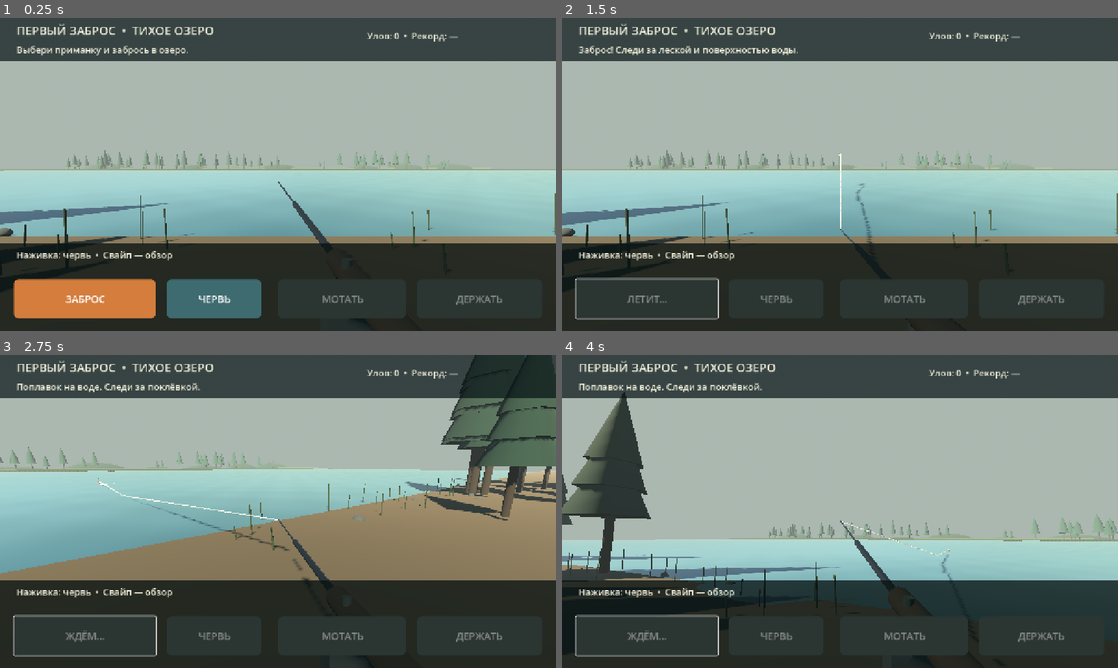
Above: before the commit, frames 1-4 (two rows, left to right).
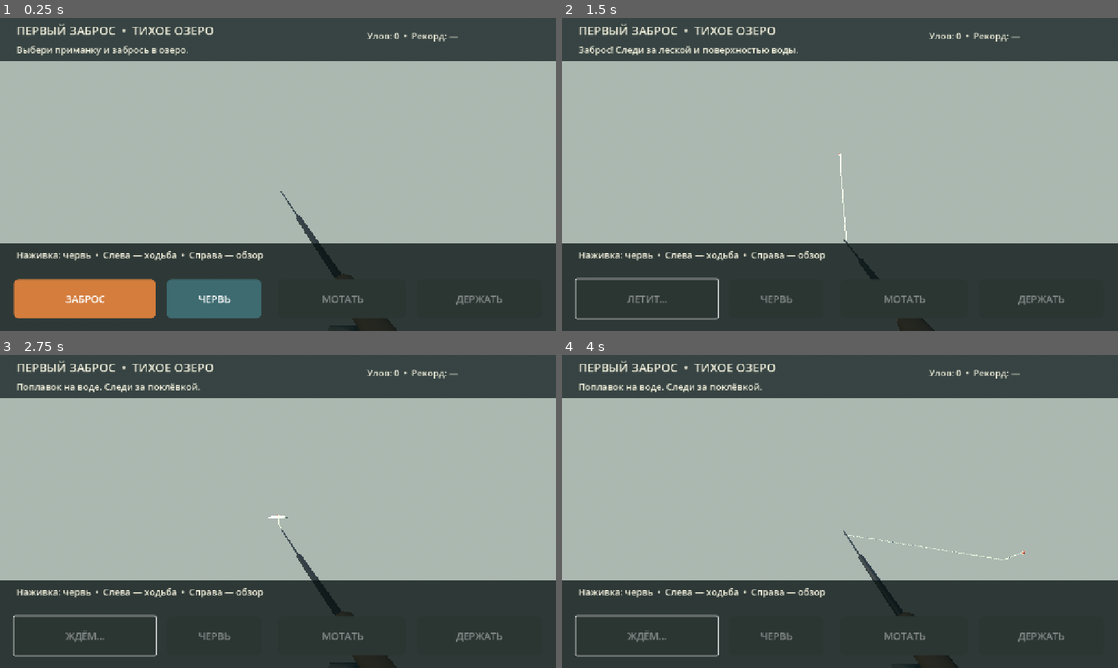
Above: after the commit, the same moments.

Repository: ff3f1/crystal-games
Game: Godot game, scene res://scenes/main.tscn
Two runs of this game, one before a commit and one after it. Both use one fixed random seed, a clock stepped at 60 frames per second and the inputs below.
Inputs (mouse positions are in pixels of both pictures, inside the frame that each line leads up to):
- Up to frame 1 (0.25 s): no input
- Up to frame 2 (1.5 s): click "ЗАБРОС" at 0.5 s; tap Enter at 1.25 s; move the mouse to (962, 158) at 1.27 s; hold D from 1.28 s (still down); tap R at 1.35 s; click (962, 158) at 1.42 s
- Up to frame 3 (2.75 s): tap Space at 1.52 s; release D at 2 s; drag from (166, 527) to (250, 574) at 2.02 s
- Up to frame 4 (4 s): move the mouse to (895, 442) at 2.77 s; hold D 2.78-3.5 s; tap R at 2.85 s; click (895, 442) at 2.92 s; tap Space at 3.5 s; drag from (812, 574) to (673, 464) at 3.52 s

The runs differ from the first frame. In frame 1, 24% of the frame differs, in the area x 0-100%, y 42-100%; in frame 2, 24%; in frame 3, 41%, in the area x 0-100%, y 0-100%; in frame 4, 20%.
Error after the commit: Parse Error: Cannot find member "TEXTURE_REPEAT_ENABLED" in base "BaseMaterial3D". (res://scripts/art.gd:42)

Commit message:
Fishing MVP: install 3D props, enable first-person shoreline exploration and mobile movement

Diff:
--- a/games/fishing-godot-mvp/scripts/game.gd
+++ b/games/fishing-godot-mvp/scripts/game.gd
@@ -23,6 +23,13 @@
 var catch_count := 0
 var best_weight := 0.0
 var result_text := ""
+var shore_art: Node3D
+var joystick_vector := Vector2.ZERO
+var joystick_touch_id := -1
+var look_touch_id := -1
+var joystick_origin := Vector2.ZERO
+var joystick_knob: Panel
+var player_walk_phase := 0.0
 
 var camera: Camera3D
 var rod_root: Node3D
@@ -56,6 +63,7 @@
 
 func _process(delta: float) -> void:
     elapsed += delta
+    _update_player(delta)
     ripple_age += delta
     if rod_root != null:
         rod_root.rotation.x = -0.04 + sin(elapsed * 1.2) * 0.008
@@ -107,10 +115,72 @@
     _draw_line()
     _update_stats()
 
+func _input(event: InputEvent) -> void:
+    if event is InputEventScreenTouch:
+        var view_size := get_viewport().get_visible_rect().size
+        if event.pressed:
+            if event.position.x < view_size.x * 0.32 and event.position.y > view_size.y * 0.52 and joystick_touch_id == -1:
+                joystick_touch_id = event.index
+                joystick_origin = Vector2(view_size.x * 0.145, view_size.y * 0.85)
+                _move_joystick(event.position)
+            elif look_touch_id == -1 and event.position.y < view_size.y * 0.73:
+                look_touch_id = event.index
+        else:
+            if event.index == joystick_touch_id:
+                joystick_touch_id = -1
+                joystick_vector = Vector2.ZERO
+                _update_joystick_knob()
+            if event.index == look_touch_id:
+                look_touch_id = -1
+    elif event is InputEventScreenDrag:
+        if event.index == joystick_touch_id:
+            _move_joystick(event.position)
+        elif event.index == look_touch_id:
+            _look_drag(event.relative)
+
+func _move_joystick(pos: Vector2) -> void:
+    joystick_vector = ((pos - joystick_origin) / 74.0).limit_length(1.0)
+    _update_joystick_knob()
+
+func _update_joystick_knob() -> void:
+    if joystick_knob != null:
+        joystick_knob.position = Vector2(50, 50) + joystick_vector * 43.0
+
+func _update_player(delta: float) -> void:
+    var move := joystick_vector
+    if Input.is_key_pressed(KEY_A) or Input.is_key_pressed(KEY_LEFT):
+        move.x -= 1.0
+    if Input.is_key_pressed(KEY_D) or Input.is_key_pressed(KEY_RIGHT):
+        move.x += 1.0
+    if Input.is_key_pressed(KEY_W) or Input.is_key_pressed(KEY_UP):
+        move.y -= 1.0
+    if Input.is_key_pressed(KEY_S) or Input.is_key_pressed(KEY_DOWN):
+        move.y += 1.0
+    move = move.limit_length(1.0)
+    if move.length() < 0.04 or shore_art == null:
+        player_walk_phase = 0.0
+        return
+    var right_dir := camera.global_transform.basis.x
+    var back_dir := camera.global_transform.basis.z
+    right_dir.y = 0.0
+    back_dir.y = 0.0
+    var delta_pos := (right_dir.normalized() * move.x + back_dir.normalized() * move.y) * 3.9 * delta
+    var next_position := camera.position + delta_pos
+    next_position.x = clampf(next_position.x, -42.0, 42.0)
+    next_position.z = clampf(next_position.z, -6.0, 39.0)
+    var dock_walk := absf(next_position.x - 15.5) < 1.16 and next_position.z < 6.7
+    var edge: float = shore_art.call("shore_edge", next_position.x)
+    if not dock_walk:
+        next_position.z = maxf(next_position.z, edge + 0.50)
+    var ground: float = shore_art.call("ground_height", next_position.x, next_position.z)
+    if dock_walk:
+        ground = 0.73
+    player_walk_phase += delta * 8.0
+    next_position.y = lerpf(camera.position.y, 1.67 + ground + sin(player_walk_phase) * 0.018, minf(1.0, delta * 6.0))
+    camera.position = next_position
+
 func _unhandled_input(event: InputEvent) -> void:
-    if event is InputEventScreenDrag:
-        _look_drag(event.relative)
-    elif event is InputEventMouseMotion and Input.is_mouse_button_pressed(MOUSE_BUTTON_RIGHT):
+    if event is InputEventMouseMotion and Input.is_mouse_button_pressed(MOUSE_BUTTON_RIGHT):
         _look_drag(event.relative)
     elif event is InputEventKey and not event.echo:
         if event.keycode == KEY_SPACE and event.pressed:
@@ -162,71 +232,33 @@
     world_env.environment = env
 
 func _create_shore() -> void:
-    var water_plane := PlaneMesh.new()
-    water_plane.size = Vector2(240, 200)
-    water_plane.subdivide_width = 80
-    water_plane.subdivide_depth = 80
-    var water_material := ShaderMaterial.new()
-    water_material.shader = load("res://shaders/water.gdshader")
-    _mesh(self, water_plane, Vector3(0, 0, -95), Vector3.ONE, water_material)
-
-    var sand := _material(Color(0.38, 0.32, 0.23), 0.97)
-    var grass := _material(Color(0.21, 0.28, 0.18), 0.96)
-    var dark_green := _material(Color(0.12, 0.23, 0.18), 0.96)
-    var pine_green := _material(Color(0.12, 0.28, 0.22), 0.96)
-    var bark := _material(Color(0.23, 0.19, 0.15), 0.98)
-    var grey := _material(Color(0.33, 0.34, 0.31), 0.94)
-
-    var shore := BoxMesh.new()
-    shore.size = Vector3(250, 0.65, 20)
-    _mesh(self, shore, Vector3(0, -0.28, 14), Vector3.ONE, sand)
-
-    var back_bank := BoxMesh.new()
-    back_bank.size = Vector3(260, 2.0, 37)
-    _mesh(self, back_bank, Vector3(0, -0.4, -111), Vector3.ONE, grass)
-    var far_hill := SphereMesh.new()
-    for i in range(9):
-        var x := (float(i) - 4.0) * 27.0
-        _mesh(self, far_hill, Vector3(x, -2.0, -134), Vector3(rng.randf_range(19.0, 35.0), rng.randf_range(6.0, 12.0), 20.0), dark_green)
-
-    for i in range(66):
-        var far_x := rng.randf_range(-112.0, 112.0)
-        var far_z := rng.randf_range(-102.0, -125.0)
-        _tree(Vector3(far_x, 0.1, far_z), rng.randf_range(4.0, 10.0), bark, pine_green)
-
-    # Nearby rocks and reeds frame the view without blocking the water.
-    for i in range(35):
-        var side := -1.0 if i % 2 == 0 else 1.0
-        var x := side * rng.randf_range(8.0, 32.0)
-        var z := rng.randf_range(3.5, 17.0)
-        _tree(Vector3(x, 0.15, z), rng.randf_range(4.5, 9.5), bark, dark_green)
-    for i in range(48):
-        var side := -1.0 if i % 2 == 0 else 1.0
-        var x := side * rng.randf_range(1.8, 19.0)
-        var z := rng.randf_range(3.3, 6.0)
-        var stalk_height := rng.randf_range(0.35, 1.05)
-        _cylinder(self, Vector3(x, 0, z), Vector3(x + rng.randf_range(-0.07, 0.07), stalk_height, z), 0.017, grass)
-    for i in range(20):
-        var side := -1.0 if i % 2 == 0 else 1.0
-        var x := side * rng.randf_range(2.5, 28.0)
-        var rock := SphereMesh.new()
-        _mesh(self, rock, Vector3(x, 0.03, rng.randf_range(3.5, 7.3)), Vector3(rng.randf_range(0.20, 0.65), rng.randf_range(0.14, 0.35), rng.randf_range(0.2, 0.56)), grey)
+    var art_script := load("res://scripts/art.gd") as GDScript
+    shore_art = art_script.new() as Node3D
+    add_child(shore_art)
+    shore_art.call("populate")
 
 func _create_rod() -> void:
     rod_root = Node3D.new()
     camera.add_child(rod_root)
-    rod_root.position = Vector3(0.30, -0.40, -0.52)
-    var rod_dark := _material(Color(0.095, 0.11, 0.12), 0.34)
-    var rod_grey := _material(Color(0.37, 0.39, 0.37), 0.30)
-    var cork := _material(Color(0.35, 0.26, 0.18), 0.79)
-    _cylinder(rod_root, Vector3(0.14, -0.16, 0.23), Vector3(0.03, -0.05, -0.75), 0.065, cork)
-    _cylinder(rod_root, Vector3(0.03, -0.05, -0.75), Vector3(-0.14, 0.18, -1.64), 0.026, rod_dark)
-    _cylinder(rod_root, Vector3(-0.14, 0.18, -1.64), Vector3(-0.29, 0.39, -2.86), 0.010, rod_dark)
-    _cylinder(rod_root, Vector3(0.03, 0.015, -0.55), Vector3(0.03, -0.31, -0.55), 0.025, rod_grey)
-    reel_spool = _cylinder(rod_root, Vector3(-0.08, -0.30, -0.55), Vector3(0.19, -0.30, -0.55), 0.13, rod_grey)
+    rod_root.position = Vector3(0.34, -0.54, -0.51)
+    var rod_asset := load("res://assets/models/rod.glb") as PackedScene
+    if rod_asset != null:
+        var model := rod_asset.instantiate() as Node3D
+        rod_root.add_child(model)
+        model.rotation_degrees = Vector3(-78, 3, -12)
+        model.position = Vector3(0.02, -0.10, 0.02)
+        model.scale = Vector3.ONE * 1.20
+    else:
+        var rod_dark := _material(Color(0.095, 0.11, 0.12), 0.34)
+        var rod_grey := _material(Color(0.37, 0.39, 0.37), 0.30)
+        var cork := _material(Color(0.35, 0.26, 0.18), 0.79)
+        _cylinder(rod_root, Vector3(0.14, -0.16, 0.23), Vector3(0.03, -0.05, -0.75), 0.065, cork)
+        _cylinder(rod_root, Vector3(0.03, -0.05, -0.75), Vector3(-0.14, 0.18, -1.64), 0.026, rod_dark)
+        _cylinder(rod_root, Vector3(-0.14, 0.18, -1.64), Vector3(-0.29, 0.39, -2.86), 0.010, rod_dark)
+        reel_spool = _cylinder(rod_root, Vector3(-0.08, -0.30, -0.55), Vector3(0.19, -0.30, -0.55), 0.13, rod_grey)
     rod_tip = Marker3D.new()
     rod_root.add_child(rod_tip)
-    rod_tip.position = Vector3(-0.29, 0.39, -2.86)
+    rod_tip.position = Vector3(-0.25, 0.34, -2.6)
 
     line_mesh = ImmediateMesh.new()
     line_node = MeshInstance3D.new()
@@ -253,14 +285,21 @@
 
     fish_body = Node3D.new()
     add_child(fish_body)
-    var fish_mat := _material(Color(0.32, 0.40, 0.23), 0.56)
-    var belly_mat := _material(Color(0.69, 0.67, 0.48), 0.56)
-    _mesh(fish_body, SphereMesh.new(), Vector3.ZERO, Vector3(0.27, 0.18, 0.62), fish_mat)
-    _mesh(fish_body, SphereMesh.new(), Vector3(0, -0.10, 0), Vector3(0.20, 0.10, 0.51), belly_mat)
-    var tail := PrismMesh.new()
-    tail.size = Vector3(0.43, 0.38, 0.26)
-    _mesh(fish_body, tail, Vector3(0, 0, 0.68), Vector3.ONE, fish_mat)
+    _set_fish_model("Окунь")
     fish_body.visible = false
+
+func _set_fish_model(species: String) -> void:
+    if fish_body == null:
+        return
+    for old in fish_body.get_children():
+        old.queue_free()
+    var asset := "carp" if species == "Карась" else "perch" if species == "Окунь" else "trout"
+    var fish_asset := load("res://assets/models/%s.glb" % asset) as PackedScene
+    if fish_asset != null:
+        var model := fish_asset.instantiate() as Node3D
+        fish_body.add_child(model)
+        model.rotation_degrees = Vector3(0, 90, 0)
+        model.scale = Vector3.ONE * 0.55
 
 func _create_ui() -> void:
     var ui := CanvasLayer.new()
@@ -413,6 +452,12 @@
     _update_buttons()
 
 func _cast() -> void:
+    if camera.position.z > 18.0:
+        _set_message("Подойди поближе к воде, чтобы сделать заброс.")
+        return
+    if (-camera.global_transform.basis.z).z > -0.22:
+        _set_message("Повернись лицом к озеру.")
+        return
     phase = Phase.CASTING
     timer = 0.0
     cast_source = rod_tip.global_position
@@ -437,6 +482,7 @@
         fish_name = "Окунь" if roll < 0.40 else "Щука"
         fish_strength = 1.1 if fish_name == "Окунь" else 1.95
         fish_weight = rng.randf_range(0.25, 0.95) if fish_name == "Окунь" else rng.randf_range(1.3, 4.6)
+    _set_fish_model(fish_name)
 
 func _update_fight(delta: float) -> void:
     var fish_run := 0.8 + sin(elapsed * (1.3 + fish_strength * 0.3)) * 0.6
@@ -540,5 +586,5 @@
     elif phase == Phase.BITE:
         stats_label.text = "Окно подсечки: %.1f сек." % maxf(0.0, 1.75 - timer)
     else:
-        stats_label.text = "Наживка: %s  •  Свайп — обзор" % ("червь" if lure_index == 0 else "блесна")
+        stats_label.text = "Наживка: %s  •  Слева — ходьба  •  Справа — обзор" % ("червь" if lure_index == 0 else "блесна")
     catch_label.text = "Улов: %d  •  Рекорд: %s" % [catch_count, ("%.2f кг" % best_weight) if best_weight > 0.0 else "—"]
